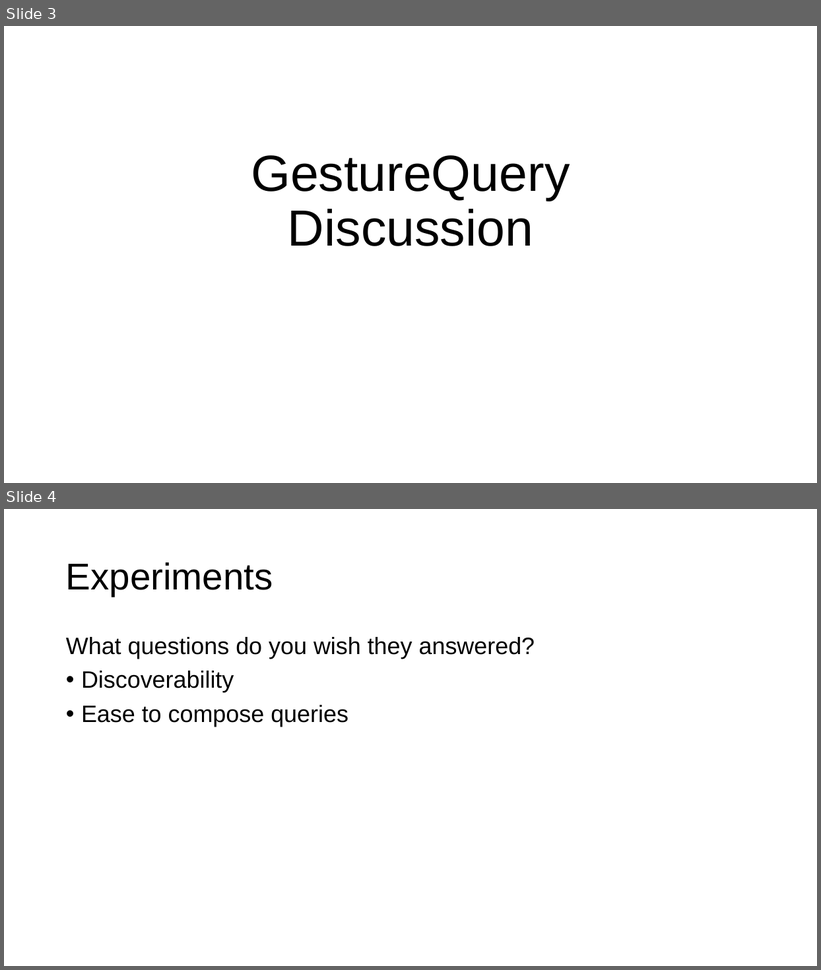
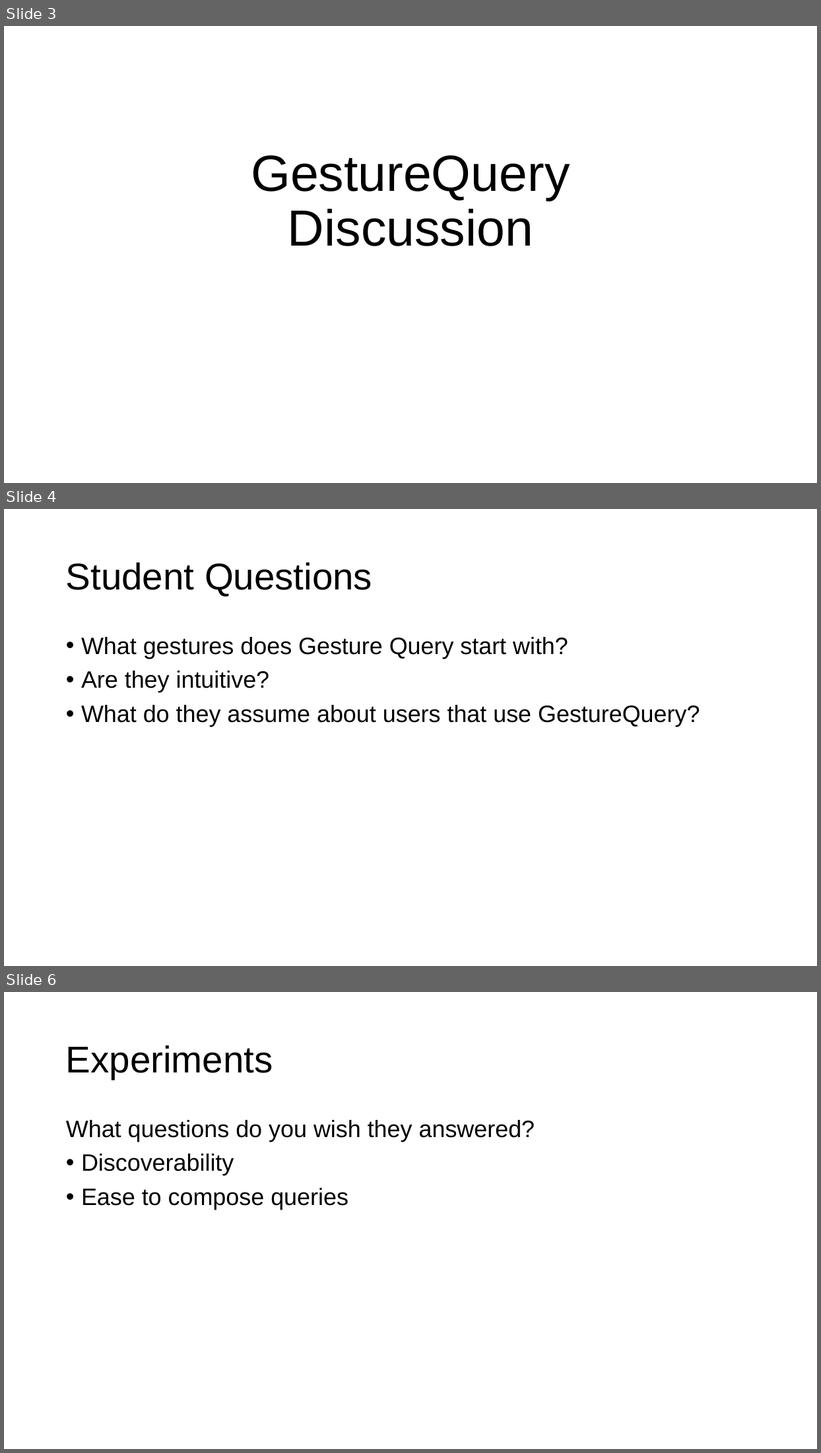
Before and after one commit to columbiaviz/columbiaviz.github.io, a slide deck: 2020s_w6998/lecs/08_modalities.pptx. Shown one above the other, each under a label of ours: slides 3 and 4 before the commit, slides 3, 4 and 6 after it; the slides between them are not shown. The pictures are 821x970 and 821x1453 pixels, drawn with LibreOffice and Linux fonts; fonts in the diff are those of the drawing. Boxes give left, top, right and bottom in pixels: in the first picture for what was removed or moved away, otherwise in the second. Text is boxed around its words. In the diff, an @@ line names an element or a change of style, - is before the commit and + after.

```diff
--- a/2020s_w6998/lecs/08_modalities.pptx
+++ b/2020s_w6998/lecs/08_modalities.pptx
@@ slide 4 added at bbox=[4, 509, 817, 966], background #FFFFFF @@
@@ title added at bbox=[66, 562, 372, 596], 44 pt, text #000000 @@
+Student Questions
@@ text added at bbox=[81, 637, 700, 727], 28 pt, text #000000 @@
+• What gestures does Gesture Query start with?
+• Are they intuitive?
+• What do they assume about users that use GestureQuery?
@@ what was slide 4 is now slide 6 @@
```
Also in this commit, not shown: 1 slide changed, 2 other slides added.
